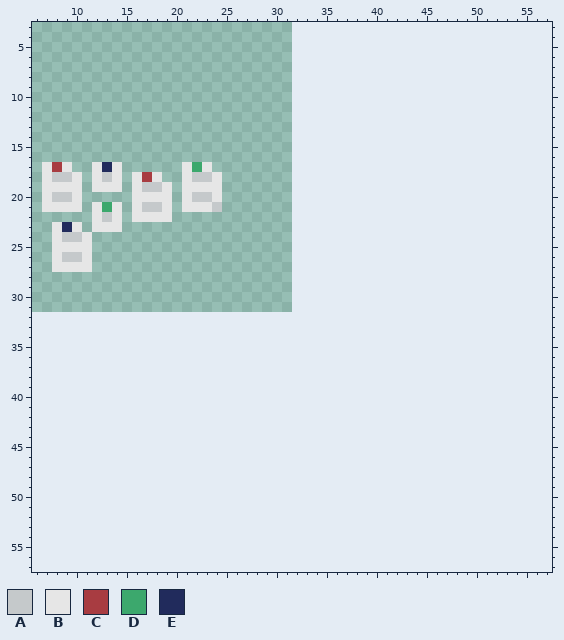
File history of a pixel-art sprite, Resources/Textures/_NF/Structures/Wallmounts/notice_board.rsi/notices-6.png. Above: the version before the commit.
The file is 32x32 pixels. Shown: x 6..57, y 3..57. The old version is drawn lined up with the new one, on the new canvas.
Palette (. is transparent): A #c5c9cb  B #e6e6e6  C #a83c41  D #3ca86d  E #212b5c
Pixels before (only the part around the change), first column x 10:
 3 ................................................
 4 ................................................
 5 ................................................
 6 ................................................
 7 ................................................
 8 ................................................
 9 ................................................
10 ................................................
11 ................................................
12 ................................................
13 ................................................
14 ................................................
15 ................................................
16 ................................................
17 ..BEB......BDB..................................
18 B.BAB.BCB..BAAB.................................
19 B.BBB.BAAB.BBBB.................................
20 B.....BBBB.BAAB.................................
21 B.BDB.BAAB.BBBA.................................
22 ..BAB.BBBB......................................
23 B.BBB...........................................
24 AB..............................................
25 BB..............................................
26 AB..............................................
27 BB..............................................
28 ................................................
29 ................................................
30 ................................................
31 ................................................
32 ................................................
33 ................................................
34 ................................................
35 ................................................
36 ................................................
37 ................................................
38 ................................................
39 ................................................
40 ................................................
41 ................................................
42 ................................................
43 ................................................
44 ................................................
45 ................................................
46 ................................................
47 ................................................
48 ................................................
49 ................................................
50 ................................................
51 ................................................
52 ................................................
53 ................................................
54 ................................................
55 ................................................
56 ................................................
57 ................................................
The result:
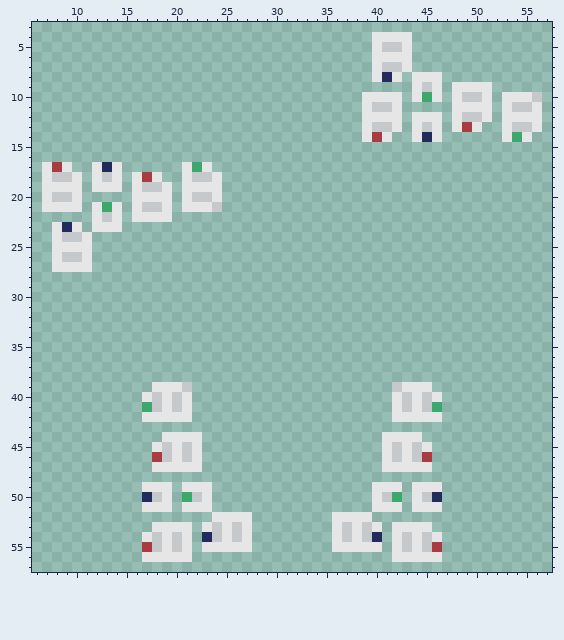
From old to new:
canvas 32x32 -> 64x64
y 4: x 40..43 .... -> BBBB
y 5: x 40..43 .... -> BAAB
y 6: x 40..43 .... -> BBBB
y 7: x 40..43 .... -> BAAB
y 8: x 40..42 ... -> BEB; x 44..46 ... -> BBB
y 9: x 44..46 ... -> BAB; x 48..51 .... -> BBBB
y 10: x 39..42 .... -> BBBB; x 44..46 ... -> BDB; x 48..51 .... -> BAAB; x 53..56 .... -> BBBA
y 11: x 39..42 .... -> BAAB; x 48..51 .... -> BBBB; x 53..56 .... -> BAAB
y 12: x 39..42 .... -> BBBB; x 44..46 ... -> BBB; x 48..51 .... -> BAAB; x 53..56 .... -> BBBB
y 13: x 39..42 .... -> BAAB; x 44..46 ... -> BAB; x 48..50 ... -> BCB; x 53..56 .... -> BAAB
y 14: x 39..41 ... -> BCB; x 44..46 ... -> BEB; x 53..55 ... -> BDB
y 39: x 18..21 .... -> BBBA; x 42..45 .... -> ABBB
y 40: x 17..21 ..... -> BABAB; x 42..46 ..... -> BABAB
y 41: x 17..21 ..... -> DABAB; x 42..46 ..... -> BABAD
y 42: x 17..21 ..... -> BBBBB; x 42..46 ..... -> BBBBB
y 44: x 19..22 .... -> BBBB; x 41..44 .... -> BBBB
y 45: x 18..22 ..... -> BABAB; x 41..45 ..... -> BABAB
y 46: x 18..22 ..... -> CABAB; x 41..45 ..... -> BABAC
y 47: x 18..22 ..... -> BBBBB; x 41..45 ..... -> BBBBB
y 49: x 17..19 ... -> BBB; x 21..23 ... -> BBB; x 40..42 ... -> BBB; x 44..46 ... -> BBB
y 50: x 17..19 ... -> EAB; x 21..23 ... -> DAB; x 40..42 ... -> BAD; x 44..46 ... -> BAE
y 51: x 17..19 ... -> BBB; x 21..23 ... -> BBB; x 40..42 ... -> BBB; x 44..46 ... -> BBB
y 52: x 24..27 .... -> BBBB; x 36..39 .... -> BBBB
y 53: x 18..21 .... -> BBBB; x 23..27 ..... -> BABAB; x 36..40 ..... -> BABAB; x 42..45 .... -> BBBB
y 54: x 17..21 ..... -> BABAB; x 23..27 ..... -> EABAB; x 36..40 ..... -> BABAE; x 42..46 ..... -> BABAB
y 55: x 17..21 ..... -> CABAB; x 23..27 ..... -> BBBBB; x 36..40 ..... -> BBBBB; x 42..46 ..... -> BABAC
y 56: x 17..21 ..... -> BBBBB; x 42..46 ..... -> BBBBB
